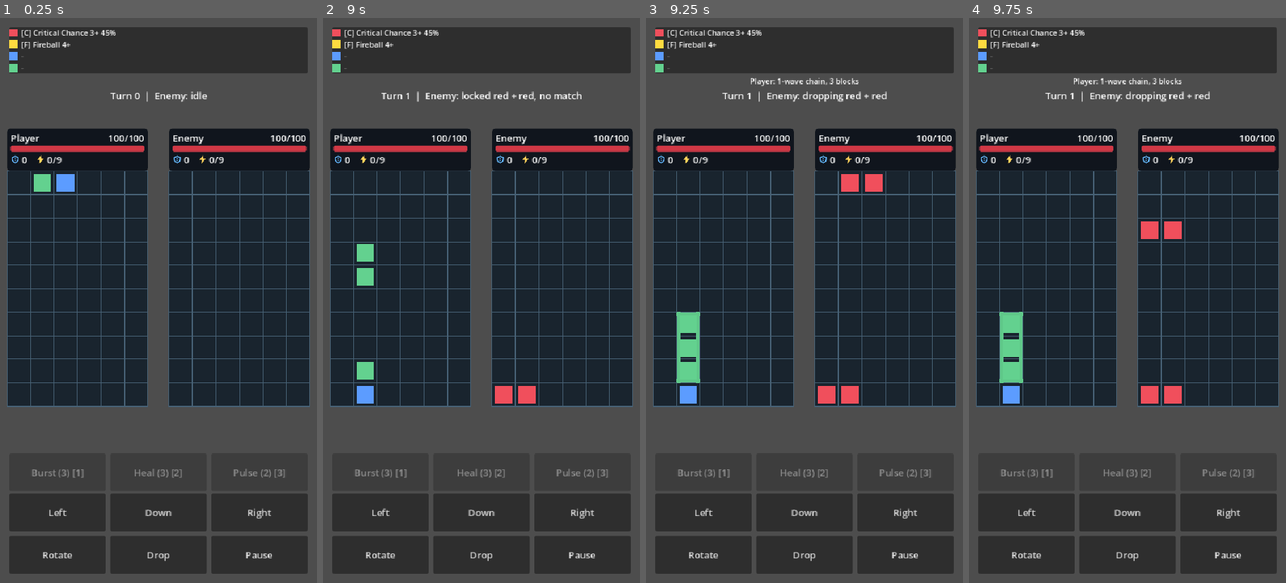
Above: before the commit, frames 1-4 (left to right).
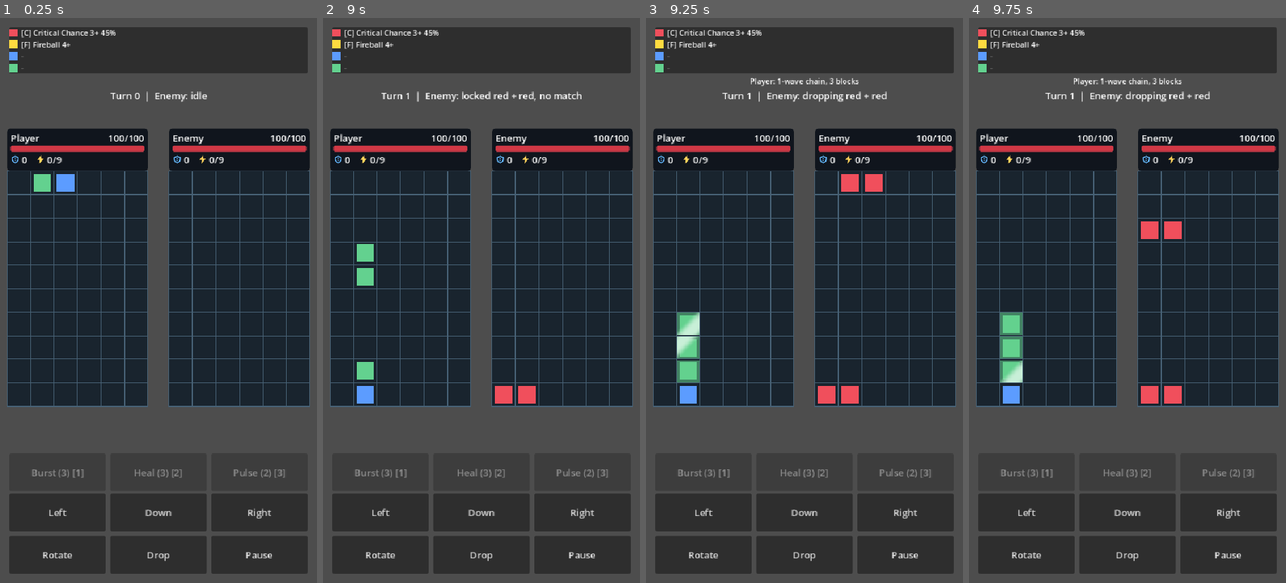
Above: after the commit, the same moments.

Repository: emarose/puzzle-fighter
Game: Godot game, scene res://scenes/main/Main.tscn
Two runs of this game, one before a commit and one after it. Both use one fixed random seed, a clock stepped at 60 frames per second and the inputs below.
Inputs (mouse positions are in pixels of both pictures, inside the frame that each line leads up to):
- Up to frame 1 (0.25 s): no input
- Up to frame 2 (9 s): click "Left" at 0.5 s; click "Down" at 1.25 s; click "Right" at 2 s; click "Rotate" at 2.75 s; click "Drop" at 3.5 s; click "Pause" at 4.25 s; click "Resume (P)" at 5 s; tap Enter at 5.75, 7.25 s; move the mouse to (551, 272) at 5.77 s; hold Right 5.78-6.5 s; tap P at 5.85 s; click (551, 272) at 5.92 s; tap Space at 6.02, 6.5 s; drag from (418, 328) to (465, 413) at 6.52 s; move the mouse to (513, 176) at 7.27 s; hold Right 7.28-8 s; tap 1 at 7.35 s; drag from (465, 413) to (386, 215) at 8.02 s; move the mouse to (576, 385) at 8.77 s; hold Left from 8.78 s (still down); tap 3 at 8.85 s
- Up to frame 3 (9.25 s): keep holding Left; tap Space at 9.02 s
- Up to frame 4 (9.75 s): release Left at 9.5 s; drag from (1032, 215) to (1079, 159) at 9.52 s

Frames 1-2 are identical in both runs. In frame 3, 0.5% of the frame differs, in the area x 9-18%, y 52-65%; in frame 4, 0.4%.

Commit message:
feat: board and match highlights

Diff:
--- a/scenes/board/BoardView.tscn
+++ b/scenes/board/BoardView.tscn
@@ -1,7 +1,7 @@
 [gd_scene format=3]
 
 [ext_resource type="Script" path="res://scripts/board/BoardView.gd" id="1_2u6s7"]
-[ext_resource type="Script" path="res://scripts/board/BoardMatchOutline.gd" id="2_outline"]
+[ext_resource type="Script" path="res://scripts/board/BoardMatchFill.gd" id="2_fill"]
 
 [node name="BoardView" type="Node2D"]
 script = ExtResource("1_2u6s7")
@@ -10,5 +10,5 @@
 visible = false
 color = Color(0.08, 0.12, 0.17, 1)
 
-[node name="MatchOutline" type="Node2D" parent="."]
-script = ExtResource("2_outline")
+[node name="MatchFill" type="Node2D" parent="."]
+script = ExtResource("2_fill")
--- a/scripts/board/BoardMatchOutline.gd
+++ b/scripts/board/BoardMatchFill.gd
@@ -1,27 +1,27 @@
-class_name BoardMatchOutline
+class_name BoardMatchFill
 extends Node2D
 
-const OUTLINE_SHADER: Shader = preload("res://shaders/match_outline.gdshader")
+const FILL_SHADER: Shader = preload("res://shaders/match_fill.gdshader")
 
 var board_dimensions: Vector2i = Vector2i(6, 10)
 var cell_dimensions: Vector2 = Vector2(40, 40)
-var outline_material: ShaderMaterial
+var fill_material: ShaderMaterial
 var match_colors_texture: ImageTexture
 
 func _ready() -> void:
-	outline_material = ShaderMaterial.new()
-	outline_material.shader = OUTLINE_SHADER
-	material = outline_material
-	outline_material.set_shader_parameter("board_dimensions", Vector2(board_dimensions))
-	outline_material.set_shader_parameter("cell_dimensions", cell_dimensions)
+	fill_material = ShaderMaterial.new()
+	fill_material.shader = FILL_SHADER
+	material = fill_material
+	fill_material.set_shader_parameter("board_dimensions", Vector2(board_dimensions))
+	fill_material.set_shader_parameter("cell_dimensions", cell_dimensions)
 	visible = false
 
 func configure(p_board_dimensions: Vector2i, p_cell_dimensions: Vector2) -> void:
 	board_dimensions = p_board_dimensions
 	cell_dimensions = p_cell_dimensions
-	if outline_material != null:
-		outline_material.set_shader_parameter("board_dimensions", Vector2(board_dimensions))
-		outline_material.set_shader_parameter("cell_dimensions", cell_dimensions)
+	if fill_material != null:
+		fill_material.set_shader_parameter("board_dimensions", Vector2(board_dimensions))
+		fill_material.set_shader_parameter("cell_dimensions", cell_dimensions)
 	queue_redraw()
 
 func show_groups(
@@ -50,7 +50,7 @@
 			image.set_pixel(cell_pos.x, cell_pos.y, Color(color.r, color.g, color.b, 1.0))
 
 	match_colors_texture = ImageTexture.create_from_image(image)
-	outline_material.set_shader_parameter("match_colors", match_colors_texture)
+	fill_material.set_shader_parameter("match_colors", match_colors_texture)
 	visible = true
 	queue_redraw()
 
--- a/scripts/board/BoardView.gd
+++ b/scripts/board/BoardView.gd
@@ -10,7 +10,7 @@
 @export var gravity_fall_seconds_per_cell: float = 0.06
 
 var board_manager: BoardManager
-@onready var match_outline: BoardMatchOutline = $MatchOutline
+@onready var match_fill: BoardMatchFill = $MatchFill
 var background_color: Color = Color(0.10, 0.14, 0.18, 1.0)
 var grid_color: Color = Color(0.28, 0.38, 0.46, 1.0)
 var explosion_cells: Array = []
@@ -48,22 +48,22 @@
         board_rows = int(board_manager.rows)
         if not board_manager.gravity_applied.is_connected(_animate_gravity):
             board_manager.gravity_applied.connect(_animate_gravity)
-    match_outline.configure(Vector2i(board_columns, board_rows), cell_size)
+    match_fill.configure(Vector2i(board_columns, board_rows), cell_size)
     queue_redraw()
 
 func show_match_highlight(groups: Array) -> void:
     if groups.is_empty():
-        match_outline.clear()
-        return
-    match_outline.show_groups(groups, board_manager, Callable(self, "color_for_id"))
+        match_fill.clear()
+        return
+    match_fill.show_groups(groups, board_manager, Callable(self, "color_for_id"))
     await get_tree().create_timer(match_highlight_duration).timeout
-    match_outline.clear()
+    match_fill.clear()
 
 func show_prepared_highlight(groups: Array) -> void:
     if board_manager == null:
         return
     if groups.is_empty():
-        match_outline.clear()
+        match_fill.clear()
         return
     var cell_groups: Array = []
     for group in groups:
@@ -71,7 +71,7 @@
             cell_groups.append(group.cells)
         elif group is Array:
             cell_groups.append(group)
-    match_outline.show_groups(cell_groups, board_manager, Callable(self, "color_for_id"))
+    match_fill.show_groups(cell_groups, board_manager, Callable(self, "color_for_id"))
     visible = true
     queue_redraw()
 
--- /dev/null
+++ b/shaders/match_fill.gdshader
@@ -0,0 +1,35 @@
+shader_type canvas_item;
+render_mode unshaded;
+
+uniform sampler2D match_colors : filter_nearest, repeat_disable;
+uniform vec2 board_dimensions = vec2(6.0, 10.0);
+uniform vec2 cell_dimensions = vec2(32.0, 32.0);
+uniform float grid_gap_px = 1.0;
+uniform float fill_alpha = 0.55;
+uniform float shimmer_speed = 5.0;
+uniform float shimmer_scale = 0.03;
+uniform float shimmer_width = 0.15;
+uniform float shimmer_boost = 0.45;
+
+void fragment() {
+	vec2 board_position = UV * board_dimensions;
+	vec2 cell = floor(board_position);
+	vec2 local_position = fract(board_position) * cell_dimensions;
+	vec4 match_color = texture(match_colors, (cell + vec2(0.5)) / board_dimensions);
+
+	// Leave the board's own grid lines visible between matched cells.
+	vec2 edge_distance = min(local_position, cell_dimensions - local_position);
+	bool in_gap = min(edge_distance.x, edge_distance.y) < grid_gap_px;
+
+	if (match_color.a < 0.5 || in_gap) {
+		COLOR = vec4(0.0);
+	} else {
+		// Diagonal band that travels across the board, continuous between cells.
+		vec2 board_px = UV * board_dimensions * cell_dimensions;
+		float phase = (board_px.x + board_px.y) * shimmer_scale - TIME * shimmer_speed;
+		float band = smoothstep(1.0 - shimmer_width, 1.0, sin(phase) * 0.5 + 0.5);
+
+		vec3 rgb = mix(match_color.rgb, vec3(1.0), band * 0.65);
+		COLOR = vec4(rgb, clamp(fill_alpha + band * shimmer_boost, 0.0, 1.0));
+	}
+}
--- a/shaders/match_outline.gdshader
+++ /dev/null
@@ -1,48 +0,0 @@
-shader_type canvas_item;
-render_mode unshaded;
-
-uniform sampler2D match_colors : filter_nearest, repeat_disable;
-uniform vec2 board_dimensions = vec2(6.0, 10.0);
-uniform vec2 cell_dimensions = vec2(32.0, 32.0);
-uniform float outline_width_px = 3.0;
-
-bool is_matched_cell(vec2 cell) {
-	if (cell.x < 0.0
-		|| cell.y < 0.0
-		|| cell.x >= board_dimensions.x
-		|| cell.y >= board_dimensions.y) {
-		return false;
-	}
-
-	vec2 sample_uv = (cell + vec2(0.5)) / board_dimensions;
-	return texture(match_colors, sample_uv).a > 0.5;
-}
-
-void fragment() {
-	vec2 board_position = UV * board_dimensions;
-	vec2 cell = floor(board_position);
-	vec2 local_position = fract(board_position) * cell_dimensions;
-	vec4 match_color = texture(match_colors, (cell + vec2(0.5)) / board_dimensions);
-
-	if (match_color.a < 0.5) {
-		COLOR = vec4(0.0);
-	} else {
-		float inner_edge = 4.0;
-		float outer_edge = inner_edge + outline_width_px;
-		bool outline_left = local_position.x >= inner_edge - outline_width_px
-			&& local_position.x <= outer_edge
-			&& !is_matched_cell(cell + vec2(-1.0, 0.0));
-		bool outline_right = local_position.x >= cell_dimensions.x - outer_edge
-			&& local_position.x <= cell_dimensions.x - inner_edge + outline_width_px
-			&& !is_matched_cell(cell + vec2(1.0, 0.0));
-		bool outline_top = local_position.y >= inner_edge - outline_width_px
-			&& local_position.y <= outer_edge
-			&& !is_matched_cell(cell + vec2(0.0, -1.0));
-		bool outline_bottom = local_position.y >= cell_dimensions.y - outer_edge
-			&& local_position.y <= cell_dimensions.y - inner_edge + outline_width_px
-			&& !is_matched_cell(cell + vec2(0.0, 1.0));
-
-		float alpha = float(outline_left || outline_right || outline_top || outline_bottom);
-		COLOR = vec4(match_color.rgb, alpha * 0.95);
-	}
-}
Renamed: scripts/board/BoardMatchOutline.gd.uid -> scripts/board/BoardMatchFill.gd.uid
Not shown, added: shaders/match_fill.gdshader.uid
Not shown, removed: shaders/match_outline.gdshader.uid
